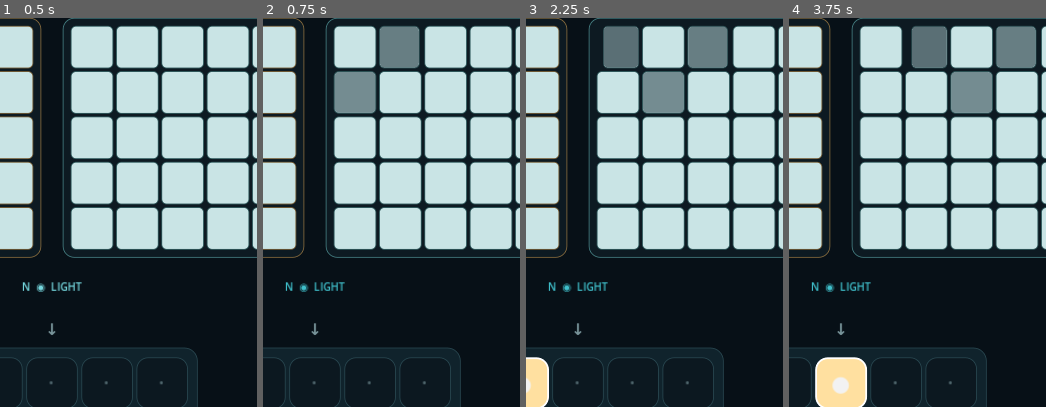
Above: before the commit, frames 1-4 (left to right).
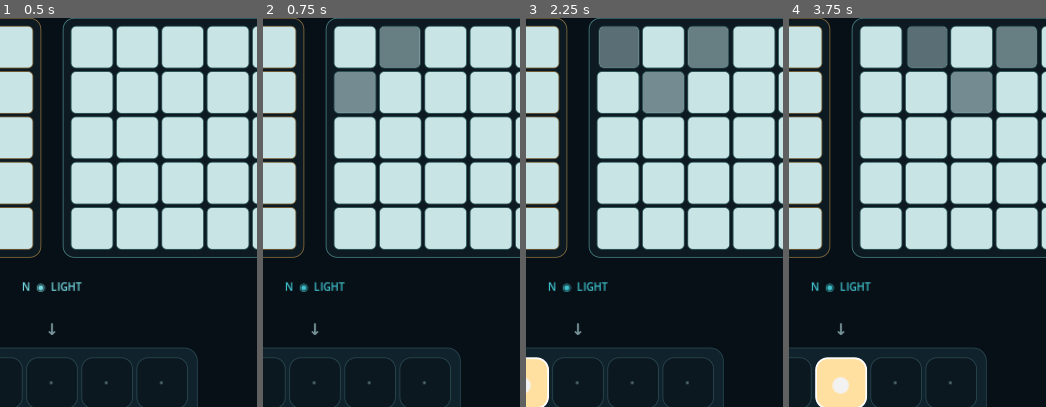
Above: after the commit, the same moments.

Repository: madowaku/shadow-sum
Game: Godot game, scene res://scenes/main.tscn
Same seed, same stepped clock (60 frames per second), same inputs: the game is played once before the commit and once after it.
Inputs:
- Up to frame 1 (0.5 s): no input
- Up to frame 2 (0.75 s): click "·" at 0.5 s
- Up to frame 3 (2.25 s): click "●" at 1.25 s; click "·" at 2 s
- Up to frame 4 (3.75 s): click "●" at 2.75 s; click "·" at 3.5 s
The pictures show only the part of the screen within x 40-90%, y 15-65%; the shares and areas given below are measured in that part.

Frame 1 is identical in both runs. In frame 2, less than 0.1% of the frame differs, in the area x 59-62%, y 2-13%; in frame 3, 0.4%, in the area x 28-79%, y 2-13%; in frame 4, 0.3%.

Commit message:
feat: enable responsive liquid-shadow polish

Diff:
--- a/scenes/main.tscn
+++ b/scenes/main.tscn
@@ -1,6 +1,6 @@
 [gd_scene load_steps=2 format=3]
 
-[ext_resource type="Script" path="res://src/feel_main.gd" id="1_main"]
+[ext_resource type="Script" path="res://src/feel_polish_main.gd" id="1_main"]
 
 [node name="Main" type="Control"]
 layout_mode = 3
